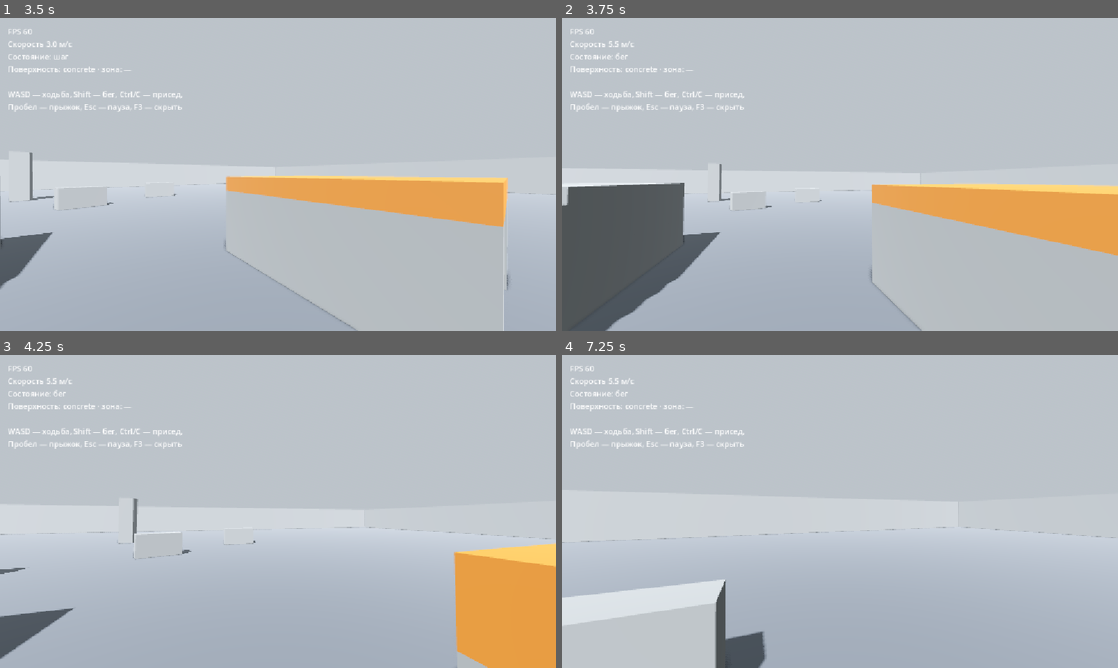
Above: before the commit, frames 1-4 (two rows, left to right).
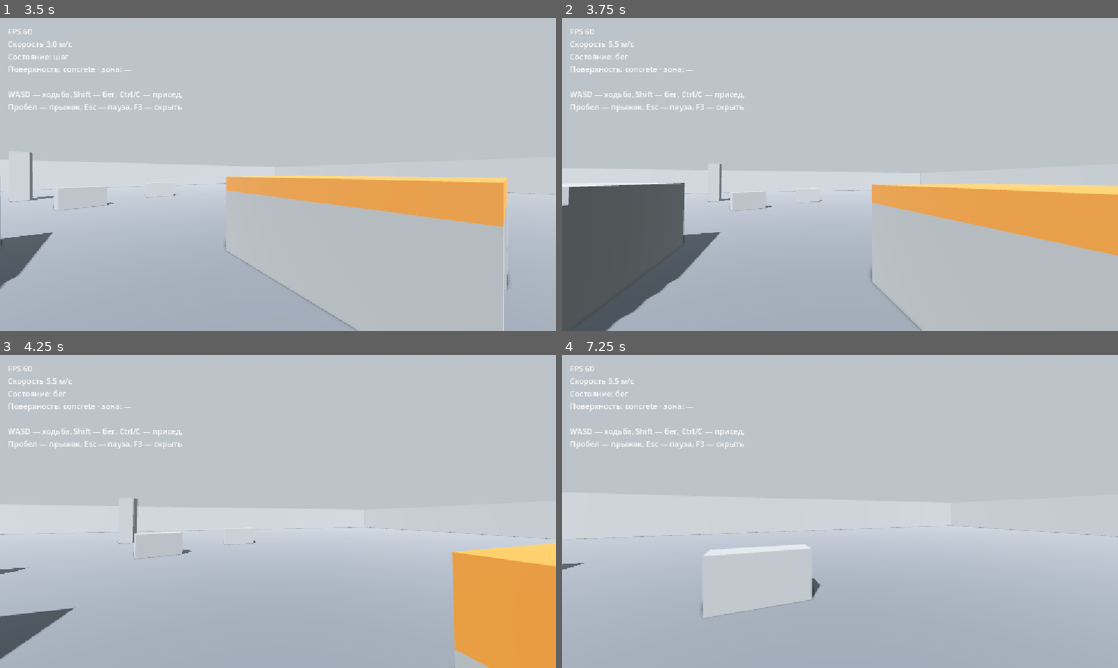
Above: after the commit, the same moments.

Repository: p4st1/gamejam
Game: Godot game, scene res://scenes/ui/main_menu.tscn
The game is run twice, just before and just after one commit, with the same random seed, the same clock (stepped at 60 frames per second) and the same inputs.
Inputs (mouse positions are in pixels of both pictures, inside the frame that each line leads up to):
- Up to frame 1 (3.5 s): click "Новая игра" at 0.5 s; click "prototype / test range" at 1.25 s; tap Enter at 2 s; move the mouse to (272, 180) at 2.02 s; hold Shift (sprint) 2.03-2.78 s; hold W (move_forward) from 2.03 s (still down); click (272, 180) at 2.17 s; tap Space (jump) at 2.27, 3.02 s; move the mouse to (316, 177) at 2.77 s; tap Ctrl (crouch) at 2.85 s; tap Shift (sprint) at 3.05 s
- Up to frame 2 (3.75 s): keep holding W (move_forward); move the mouse to (795, 171) at 3.52 s; hold Shift (sprint) from 3.53 s (still down); tap E (interact) at 3.6 s
- Up to frame 3 (4.25 s): keep holding W (move_forward); keep holding Shift (sprint)
- Up to frame 4 (7.25 s): move the mouse to (845, 511) at 4.27 s; release W (move_forward) at 4.28 s; release Shift (sprint) at 4.28 s; hold A (move_left) 4.28-5.03 s; tap Shift (sprint) at 4.35, 6.05 s; click (845, 511) at 4.42 s; tap Space (jump) at 4.52, 5.27, 6.02 s; move the mouse to (817, 505) at 5.02 s; hold Shift (sprint) 5.03-5.78 s; hold W (move_forward) from 5.03 s (still down); tap Delete at 5.1 s; move the mouse to (867, 511) at 5.77 s; tap Backspace at 5.85 s; move the mouse to (812, 511) at 6.52 s; hold Shift (sprint) from 6.53 s (still down); tap J at 6.6 s; click (812, 511) at 6.67 s

Frame 1 is identical in both runs. In frame 2, less than 0.1% of the frame differs, in the area x 0-97%, y 49-93%; in frame 3, 0.3%; in frame 4, 6.1%, in the area x 0-100%, y 54-100%.

Commit message:
Движение v0.2: исправлен разгон при повороте мышью на бегу
Co-Authored-By: Claude Opus 5.5 <noreply@anthropic.com>

Diff:
--- a/scripts/player/player.gd
+++ b/scripts/player/player.gd
@@ -116,8 +116,12 @@
 			along = _slow_down(along, target_speed, ground_deceleration, delta)
 		else:
 			along = move_toward(along, target_speed, ground_acceleration * delta)
-		drift = drift.limit_length(_slow_down(drift.length(), 0.0, turn_deceleration, delta))
-		horizontal = direction * along + drift
+		# Снос гасится быстро всегда: иначе при повороте мышью на бегу он складывался бы
+		# с заново набранной скоростью вдоль взгляда и разгонял игрока.
+		drift = drift.move_toward(Vector3.ZERO, turn_deceleration * delta)
+		# Скорость не растёт выше большей из целевой и текущей.
+		horizontal = (direction * along + drift).limit_length(
+			maxf(target_speed, horizontal.length()))
 	velocity.x = horizontal.x
 	velocity.z = horizontal.z
 
--- a/tests/test_player_controller.gd
+++ b/tests/test_player_controller.gd
@@ -91,6 +91,25 @@
 	_check(reversal <= 0.3, "стрейф туда-обратно — %.2f с" % reversal)
 	await _wait(0.5)
 
+	# Поворот мышью на бегу (в том числе по диагонали) не разгоняет игрока сверх скорости бега.
+	_teleport(Vector3(0, 0.05, 20))
+	Input.action_press("move_forward")
+	Input.action_press("move_left")
+	Input.action_press("sprint")
+	await _wait(0.6)
+	var top_speed := 0.0
+	# Плавный поворот, затем резкие рывки мышью по ~90°.
+	for frame in 150:
+		_player.rotate_y(0.06 if frame < 60 else (0.5 if frame % 12 < 3 else 0.0))
+		await physics_frame
+		top_speed = maxf(top_speed, _player.get_horizontal_speed())
+	Input.action_release("sprint")
+	Input.action_release("move_left")
+	Input.action_release("move_forward")
+	_check(top_speed <= _player.sprint_speed + 0.05,
+		"поворот на бегу не разгоняет (макс. %.2f м/с)" % top_speed)
+	await _wait(1.0)
+
 	print("\nИТОГ: %s" % ("все проверки пройдены" if _failures == 0 else "провалено: %d" % _failures))
 	# Остановить звук до выхода: иначе воспроизведения остаются в AudioServer — «утечка».
 	root.propagate_call(&"stop")
Not shown, changed: docs/CURRENT_STATE.md
Not shown, changed: docs/DECISIONS.md
Not shown, changed: docs/DEVELOPMENT_LOG.md
Not shown, changed: docs/TECHNICAL_DESIGN.md
